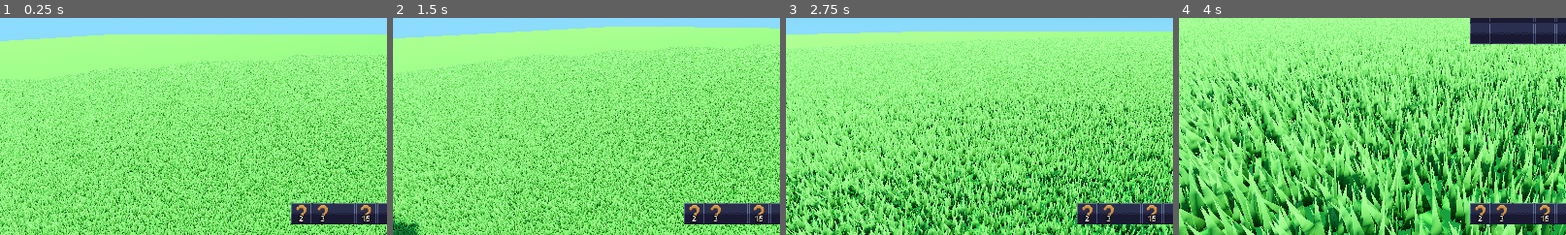
Above: before the commit, frames 1-4 (left to right).
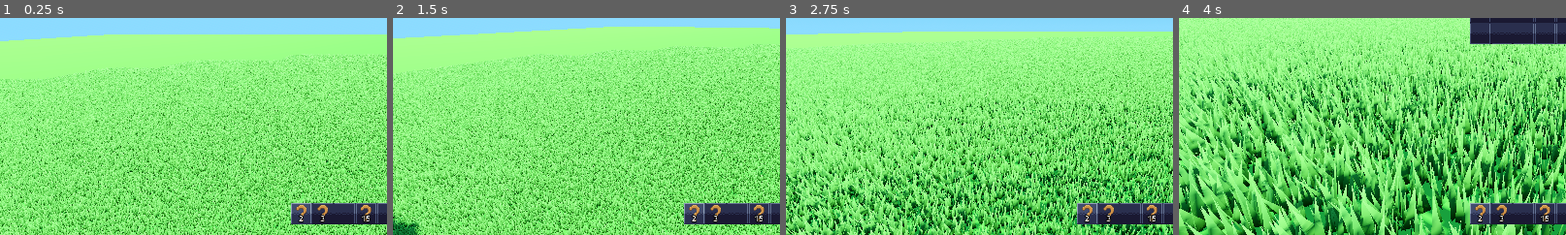
Above: after the commit, the same moments.

Repository: LordDeatHunter/SurvTest
Game: Godot game, scene res://scenes/main.tscn
The game is run twice, just before and just after one commit, with the same random seed, the same clock (stepped at 60 frames per second) and the same inputs.
Inputs (mouse positions are % of the whole screen's width and height, from its top left):
- Up to frame 1 (0.25 s): no input
- Up to frame 2 (1.5 s): tap Enter at 0.5 s; move the mouse to (55, 50) at 0.52 s; hold W (move_forward) from 0.53 s (still down); tap Shift (crouch) at 0.6 s; click (55, 50) at 0.67 s; tap Space (jump) at 0.77 s; move the mouse to (45, 50) at 1.27 s; tap F (interact) at 1.35 s
- Up to frame 3 (2.75 s): keep holding W (move_forward); tap Space (jump) at 1.52 s; move the mouse to (52, 48) at 2.02 s; tap Ctrl (sprint) at 2.1 s
- Up to frame 4 (4 s): move the mouse to (49, 52) at 2.77 s; tap Tab at 2.85 s; click (49, 52) at 2.92 s; tap Space (jump) at 3.02, 3.77 s; move the mouse to (39, 44) at 3.52 s; release W (move_forward) at 3.53 s; hold A (move_left) from 3.53 s (still down); tap Shift (crouch) at 3.6 s; click (39, 44) at 3.67 s
The pictures show only the part of the screen within x 0-50%, y 50-100%; the shares and areas given below are measured in that part.

The runs differ from the first frame. In frame 1, 0.4% of the frame differs, in the area x 75-81%, y 85-96%; in frame 2, 0.4%; in frame 3, 0.4%; in frame 4, 0.4%.

Commit message:
Clean up inventory code

Diff:
--- a/scenes/actors/player.gd
+++ b/scenes/actors/player.gd
@@ -59,16 +59,16 @@
 func _ready():
 	Input.set_mouse_mode(Input.MOUSE_MODE_CAPTURED)
 	held_stack.item_changed.connect(_handle_held_item_changed)
-	hotbar.set_item(3, ItemStack.new(Items.example_item, 15))
-	hotbar.set_item(0, ItemStack.new(Items.example_item, 2))
-	hotbar.set_item(1, ItemStack.new(Items.example_item, 3))
+	hotbar.inventory.set_item(3, ItemStack.new(Items.example_item, 15))
+	hotbar.inventory.set_item(0, ItemStack.new(Items.example_item, 2))
+	hotbar.inventory.set_item(1, ItemStack.new(Items.example_item, 3))
 	hotbar.slot_clicked.connect(_handle_slot_clicked.bind(hotbar))
 	inventory.slot_clicked.connect(_handle_slot_clicked.bind(inventory))
 	inventory.hide()
 
 
-func _handle_held_item_changed():
-	held_item_sprite.texture = held_stack.item.icon if not held_stack.is_empty() else null
+func _handle_held_item_changed(item: Item) -> void:
+	held_item_sprite.texture = item.icon if not held_stack.is_empty() else null
 
 
 func _input(event):
@@ -279,31 +279,35 @@
 func _handle_slot_lclicked(slot_index: int, stack: ItemStack, inventory_ui: InventoryUi) -> void:
 	if not stack.is_empty() and held_stack.is_empty():
 		held_stack.copy_from(stack)
-		inventory_ui.set_item(slot_index, ItemStack.new(null, 0))
+		inventory_ui.inventory.set_item(slot_index, ItemStack.new(null, 0))
 		return
 
 	if stack.is_empty() and not held_stack.is_empty():
-		inventory_ui.set_item(slot_index, held_stack)
+		inventory_ui.inventory.set_item(slot_index, held_stack)
 		held_stack.item = null
 		return
 
-	inventory_ui.slot_clicked_with_stack(slot_index, held_stack)
+	inventory_ui.inventory.stack_item(slot_index, held_stack)
 
 
 func _handle_slot_rclicked(slot_index: int, stack: ItemStack, inventory_ui: InventoryUi) -> void:
 	if not stack.is_empty() and held_stack.is_empty():
-		var half_quantity: int = floor(stack.quantity / 2)
+		var half_quantity: int = floor(stack.quantity / 2.0)
 		held_stack.copy_from(ItemStack.new(stack.item, half_quantity))
-		inventory_ui.set_item(slot_index, ItemStack.new(stack.item, stack.quantity - half_quantity))
+		inventory_ui.inventory.set_item(
+			slot_index, ItemStack.new(stack.item, stack.quantity - half_quantity)
+		)
 		return
 
 	if stack.is_empty() and not held_stack.is_empty():
-		inventory_ui.set_item(slot_index, ItemStack.new(held_stack.item, 1))
+		inventory_ui.inventory.set_item(slot_index, ItemStack.new(held_stack.item, 1))
 		held_stack.remove_quantity(1)
 		return
 
 	if not stack.is_empty() and not stack.is_full() and not held_stack.is_empty():
-		inventory_ui.set_item(slot_index, ItemStack.new(held_stack.item, stack.quantity + 1))
+		inventory_ui.inventory.set_item(
+			slot_index, ItemStack.new(held_stack.item, stack.quantity + 1)
+		)
 		held_stack.remove_quantity(1)
 		return
 
--- a/scenes/ui/inventory_slot.gd
+++ b/scenes/ui/inventory_slot.gd
@@ -19,13 +19,16 @@
 	mouse_entered.connect(select.bind(false))
 	mouse_exited.connect(deselect.bind(false))
 	stack.quantity_changed.connect(_update_quantity_label)
+	stack.item_changed.connect(_update_item)
 	_update_quantity_label(stack.quantity)
+
+
+func _update_item(item: Item) -> void:
+	item_texture.texture = item.icon if not stack.is_empty() else null
 
 
 func set_item(new_stack: ItemStack) -> void:
 	stack.copy_from(new_stack)
-	texture = INVENTORY_SLOT_NORMAL
-	item_texture.texture = stack.item.icon if not stack.is_empty() else null
 
 
 func deselect(set_value: bool = true) -> void:
--- a/scenes/ui/inventory_ui.gd
+++ b/scenes/ui/inventory_ui.gd
@@ -2,6 +2,8 @@
 extends GridContainer
 
 signal slot_clicked(slot_index: int, stack: ItemStack)
+
+const ITEM_SLOT: PackedScene = preload("res://scenes/ui/inventory_slot.tscn")
 
 @export var inventory_size: int = 9
 
@@ -16,22 +18,20 @@
 		var new_slot: InventorySlot = get_child(value) as InventorySlot
 		new_slot.select()
 
-@onready var item_template: PackedScene = preload("res://scenes/ui/inventory_slot.tscn")
-
 
 func _ready():
-	inventory = Inventory.new(inventory_size)
-	inventory.item_added.connect(_update_slot)
-	_update_inventory()
+	_init_inventory()
 	selected_slot = 0
 
 
-func _update_inventory():
+func _init_inventory():
+	inventory = Inventory.new(inventory_size)
+
 	for child in get_children():
 		child.queue_free()
 
 	for i in range(inventory.get_size()):
-		var item_slot: InventorySlot = item_template.instantiate()
+		var item_slot: InventorySlot = ITEM_SLOT.instantiate()
 		item_slot.stack = inventory.items[i]
 		item_slot.item_click_pressed.connect(_on_item_slot_pressed.bind(i))
 
@@ -39,14 +39,6 @@
 			item_slot.set_item(inventory.items[i])
 
 		add_child(item_slot)
-
-
-func _update_slot(slot_index: int) -> void:
-	if slot_index < 0 or slot_index >= inventory.get_size():
-		return
-
-	var item_slot: InventorySlot = get_child(slot_index) as InventorySlot
-	item_slot.set_item(inventory.items[slot_index])
 
 
 func _input(event: InputEvent) -> void:
@@ -64,31 +56,6 @@
 		selected_slot = (selected_slot + 1) % inventory.get_size()
 
 
-func slot_clicked_with_stack(slot_index: int, stack: ItemStack) -> bool:
-	return inventory.stack_item(slot_index, stack)
-
-
-func set_item(slot_index: int, stack: ItemStack) -> void:
-	inventory.set_item(slot_index, stack)
-
-
-func remove_quantity(slot_index: int, amount: int) -> void:
-	if slot_index < 0 or slot_index >= inventory.get_size():
-		return
-
-	var item_slot: InventorySlot = get_child(slot_index) as InventorySlot
-	item_slot.stack.remove_quantity(amount)
-
-
-func get_item(slot_index: int) -> ItemStack:
-	if slot_index < 0 or slot_index >= inventory.get_size():
-		return null
-
-	var item_slot: InventorySlot = get_child(slot_index) as InventorySlot
-
-	return item_slot.stack
-
-
 func _on_item_slot_pressed(button_index: int, index: int) -> void:
 	var stack: ItemStack = inventory.items[index]
 	slot_clicked.emit(button_index, index, stack)
--- a/scripts/item_stack.gd
+++ b/scripts/item_stack.gd
@@ -2,7 +2,7 @@
 extends Object
 
 signal quantity_changed(amount: int)
-signal item_changed
+signal item_changed(item: Item)
 
 var quantity: int:
 	get:
@@ -27,7 +27,7 @@
 		_item = value
 		if not _item:
 			_quantity = 0
-		item_changed.emit()
+		item_changed.emit(_item)
 
 var _quantity: int = 1
 var _item: Item = null
@@ -87,4 +87,4 @@
 	_item = other_stack.item
 	_quantity = other_stack.quantity
 	quantity_changed.emit(_quantity)
-	item_changed.emit()
+	item_changed.emit(_item)
